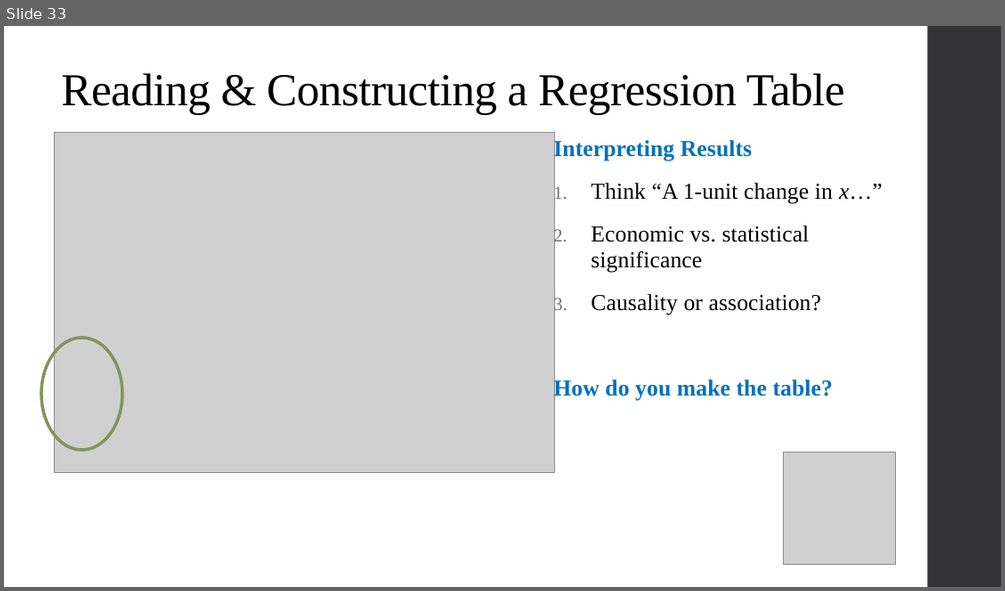
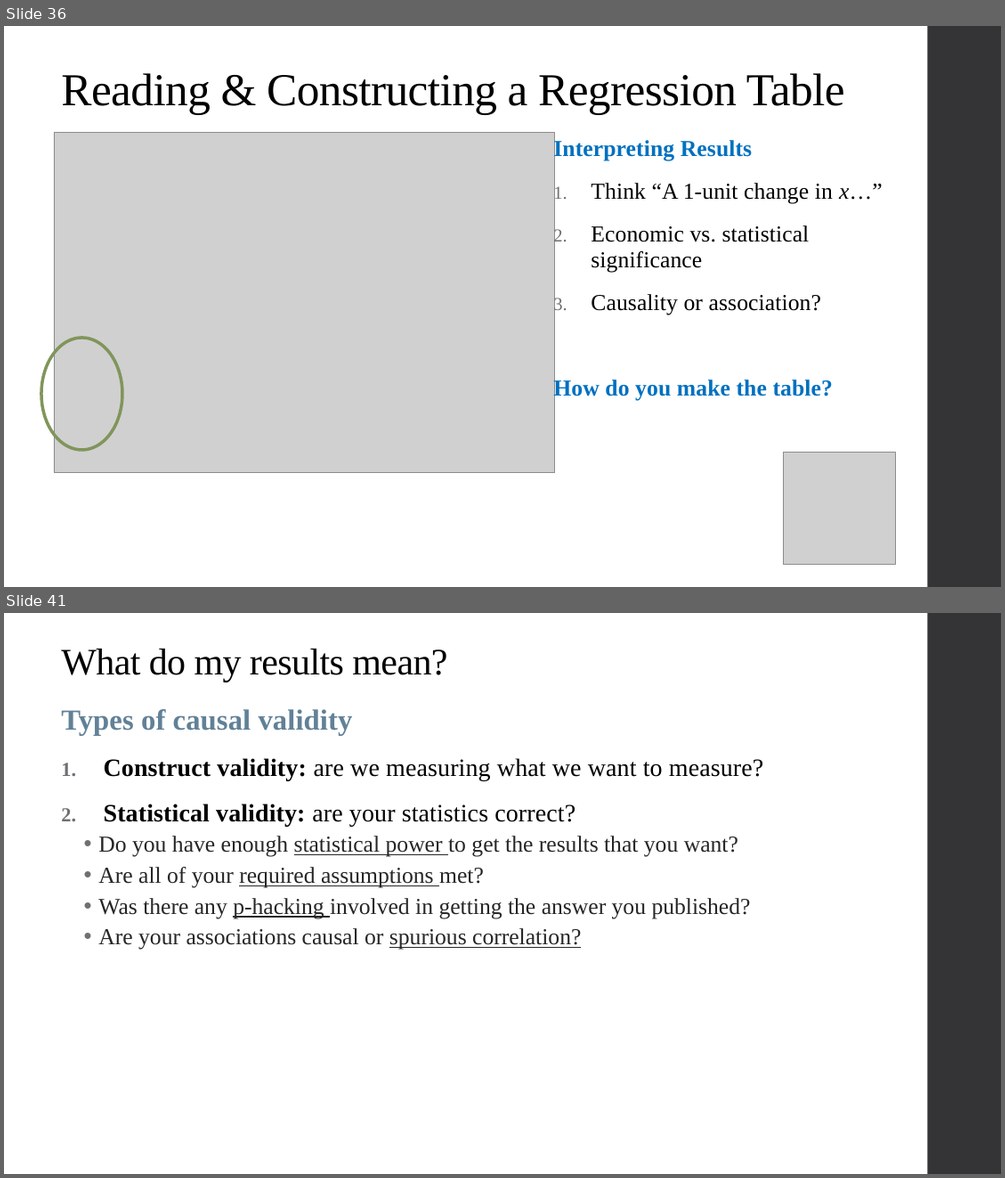
Before and after one commit to qiufei/fork-HAD5744, a slide deck: Lecture03_MultivariateOLS1/Lecture3_MultivariateOLS_2022F.pptx. Shown one above the other, each under a label of ours: slide 33 before the commit, slides 36 and 41 after it; the slides between them are not shown. The pictures are 1005x591 and 1005x1178 pixels, drawn with LibreOffice and Linux fonts; fonts in the diff are those of the drawing; grey boxes stand for pictures. Boxes give left, top, right and bottom in pixels: in the first picture for what was removed or moved away, otherwise in the second. Text is boxed around its words. In the diff, an @@ line names an element or a change of style, - is before the commit and + after.

```diff
--- a/Lecture03_MultivariateOLS1/Lecture3_MultivariateOLS_2022F.pptx
+++ b/Lecture03_MultivariateOLS1/Lecture3_MultivariateOLS_2022F.pptx
@@ slide 41 added at [4,613,1001,1174], background #FFFFFF; not listed: 1 template element that a slide beside it also shows @@
@@ title added at [61,649,447,682], 36 pt, text #000000 @@
+What do my results mean?
@@ text added at [61,709,763,949], 22 pt, text #262626 @@
+Types of causal validity
+1. Construct validity: are we measuring what we want to measure?
+2. Statistical validity: are your statistics correct?
+  • Do you have enough statistical power to get the results that you want?
+  • Are all of your required assumptions met?
+  • Was there any p-hacking involved in getting the answer you published?
+  • Are your associations causal or spurious correlation?
@@ what was slide 33 is now slide 36 @@
```
Also in this commit, not shown: 4 slides changed, 20 other slides added, 2 slides removed, 5 other files.
